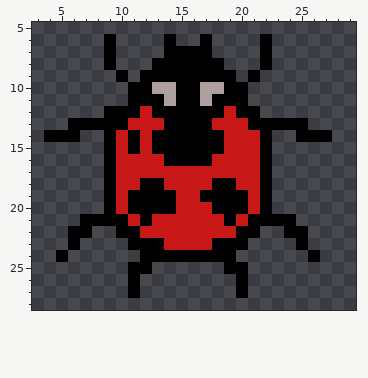
Pixel-art sprite -- src/assets/ghost.png. The picture above was drawn from the file before the commit.
The file is 32x32 pixels. Shown: x 3..29, y 5..28.
Once edited:
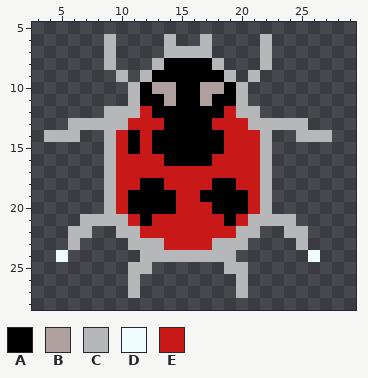
Palette (. is transparent): A #000000  B #b09f9f  C #b5b7b8  D #eefbff  E #c91818
The exact change:
@@ x 3..29 @@
  5 ...........................
- 6 ......A....A..A....A.......
- 7 ......A....AAAA....A.......
- 8 ......A...AAAAAA...A.......
- 9 .......A.AAAAAAAA.A........
-10 ........AABBAABBAA.........
-11 ........AAABAABAAA.........
-12 ......AAAEAAAAAAEAA........
-13 ...AAAAAEEEAAAAEEEAAAAA....
-14 .AAA..AEAEAAAAAAEEEA..AAA..
-15 ......AEAEAAAAAAEEEA.......
-16 ......AEEEEAAAAEEEEA.......
-17 ......AEEEEEEEEEEEEA.......
-18 ......AEEAAEEEEAAEEA.......
-19 ......AEAAAAEEAAAAEA.......
-20 ......AEAAAAEEEAAAEA.......
-21 ....AAAAEAEEEEEEAEAAAA.....
-22 ...AA..AAEEEEEEEEAA..AA....
-23 ...A....AAAEEEEAAA....A....
-24 ..A......AAAAAAAA......A...
-25 ........AA......AA.........
-26 ........A........A.........
-27 ........A........A.........
+ 6 ......C....C..C....C.......
+ 7 ......C....CCCC....C.......
+ 8 ......C...CAAAAC...C.......
+ 9 .......C.CAAAAAAC.C........
+10 ........CABBAABBAC.........
+11 ........CAABAABAAC.........
+12 ......CCCEAAAAAAECC........
+13 ...CCCCCEEEAAAAEEECCCCC....
+14 .CCC..CEAEAAAAAAEEEC..CCC..
+15 ......CEAEAAAAAAEEEC.......
+16 ......CEEEEAAAAEEEEC.......
+17 ......CEEEEEEEEEEEEC.......
+18 ......CEEAAEEEEAAEEC.......
+19 ......CEAAAAEEAAAAEC.......
+20 ......CEAAAAEEEAAAEC.......
+21 ....CCCCEAEEEEEEAECCCC.....
+22 ...CC..CCEEEEEEEECC..CC....
+23 ...C....CCCEEEECCC....C....
+24 ..D......CCCCCCCC......D...
+25 ........CC......CC.........
+26 ........C........C.........
+27 ........C........C.........
 28 ...........................
Boxes around the changes in both pictures, in picture pixels (x1, y1, x2, y2):
changed: (44, 34, 332, 298)
